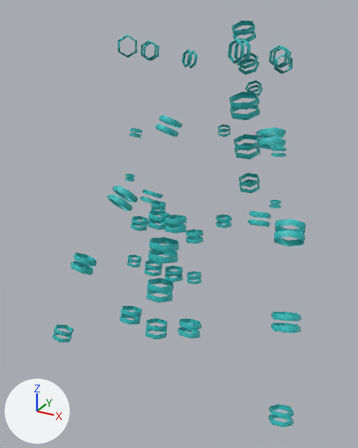
Renders of the glTF model assets/giant/parts/Beads_bronze.glb from each side of a commit.
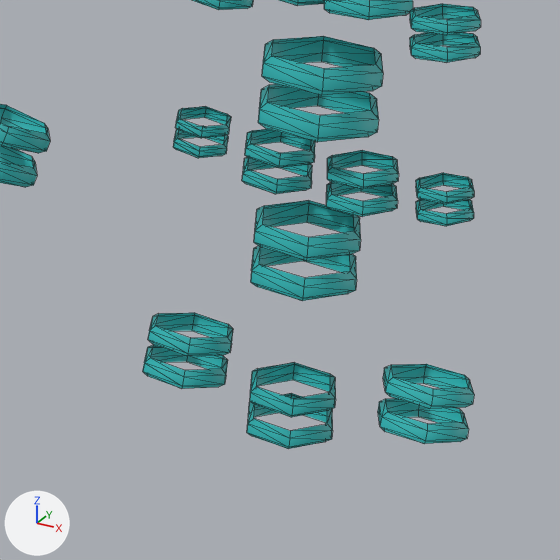
Old and new are each drawn whole from a 50 mm lens placed at (0.538, -1.23, 3.639), pointed at (-0.06, -0.143, 3.096) and again close up on the part from 24% to 62% of the width and 51% to 82% of the height. Lighting does not change. The marker at lower left points along +X, +Y and +Z. The last two pictures show the newer version. The close-ups show mesh edges as thin lines. Vertices at exactly the same position are counted once.

Names of what the first close-up shows: 'Beads_bronze'.
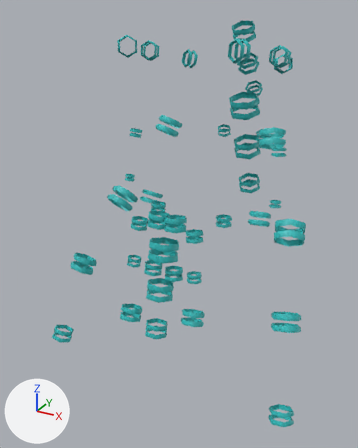
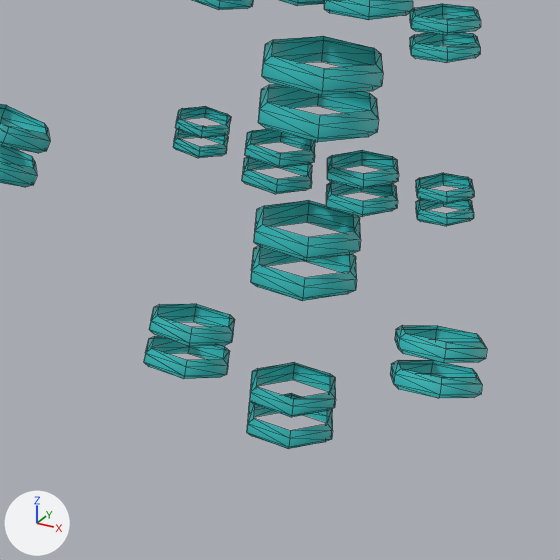
What the commit changed:
me_beads_bronze has 2064 vertices, 3096 faces and spans x -0.356..0.356, y -0.395..0.257, z 2.753..3.603.
me_beads_bronze is used by ob_beads_bronze; location (0.0, 0.0, 0.0).
me_beads_bronze part 1: the loose piece of 24 vertices spanning x 0.053..0.113, y -0.372..-0.322, z 2.929..2.957 is multiplied about its middle by the matrix ((0.998, -0.021, -0.054), (0.024, 0.998, 0.055), (0.053, -0.056, 0.997)), then moved by (0.002, 0.011, 0.024).
me_beads_bronze part 2: the loose piece of 24 vertices spanning x 0.053..0.113, y -0.38..-0.329, z 2.91..2.937 is multiplied about its middle by the matrix ((0.998, -0.021, -0.054), (0.024, 0.998, 0.055), (0.053, -0.056, 0.997)), then moved by (0.003, 0.01, 0.024).
me_beads_bronze part 3: the loose piece of 24 vertices spanning x -0.113..-0.053, y -0.377..-0.326, z 2.916..2.942 is moved by (0.0, 0.002, 0.006).
me_beads_bronze part 4: the loose piece of 24 vertices spanning x -0.113..-0.053, y -0.384..-0.333, z 2.896..2.922 is moved by (0.0, 0.002, 0.006).

Where the change shows, as pixel boxes (x1, y1, x2, y2) in the close-ups (560 x 560 px; the box of a moved part takes in the faces that stretch with it):
'Beads_bronze', reshaped: before (0, 0, 481, 449); after (0, 0, 487, 449)
part 1 of me_beads_bronze, moved or reshaped: before (383, 364, 474, 409); after (395, 325, 487, 363)
part 2 of me_beads_bronze, moved or reshaped: before (378, 398, 469, 444); after (390, 360, 482, 398)
part 3 of me_beads_bronze, moved or reshaped: before (148, 313, 233, 356); after (149, 304, 235, 346)
part 4 of me_beads_bronze, moved or reshaped: before (143, 345, 228, 389); after (144, 336, 230, 379)
